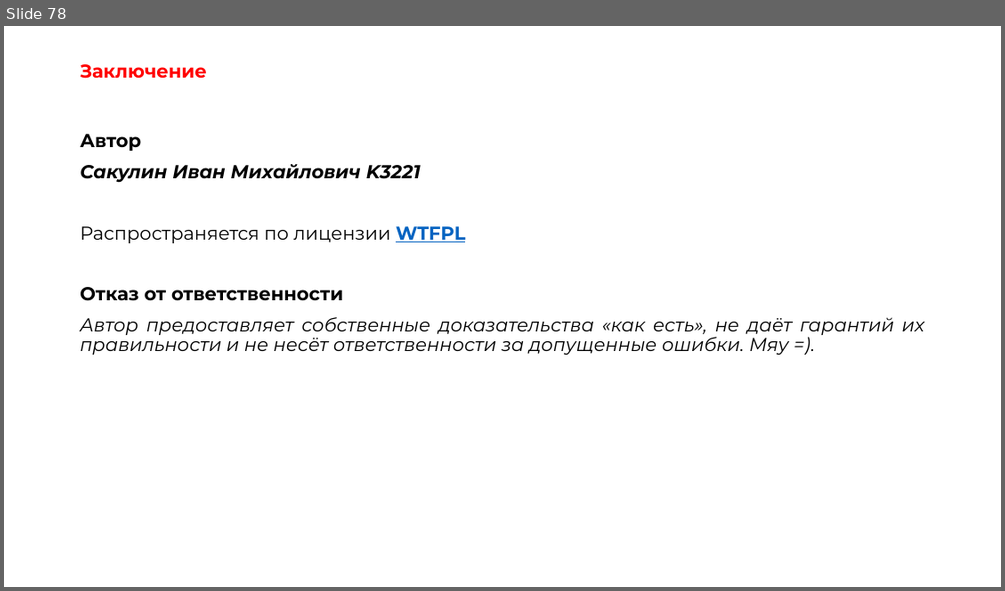
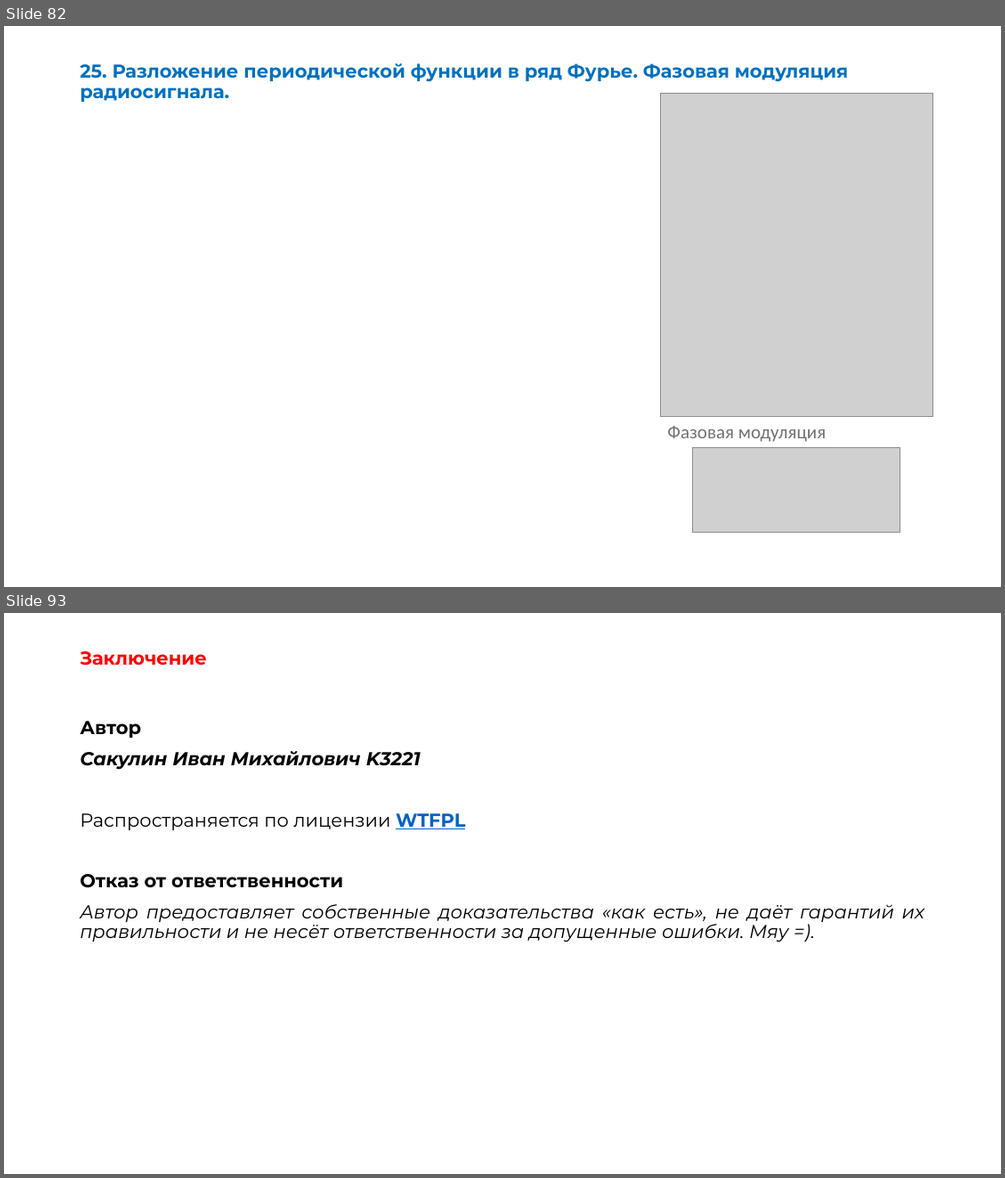
Before and after one commit to OneTwoZzzPlus/ITMO.STUDY, a slide deck: 2-3_PHYSICS/exam-EMP.pptx. Shown one above the other, each under a label of ours: slide 78 before the commit, slides 82 and 93 after it; the slides between them are not shown. The pictures are 1005x591 and 1005x1178 pixels, drawn with LibreOffice and Linux fonts; fonts in the diff are those of the drawing; grey boxes stand for pictures. Boxes give left, top, right and bottom in pixels: in the first picture for what was removed or moved away, otherwise in the second. Text is boxed around its words. In the diff, an @@ line names an element or a change of style, - is before the commit and + after.

```diff
--- a/2-3_PHYSICS/exam-EMP.pptx
+++ b/2-3_PHYSICS/exam-EMP.pptx
@@ slide 82 added at [4, 26, 1001, 587], background #FFFFFF @@
@@ title added at [80, 63, 849, 102], 18 pt, text #0070C0, bold @@
+25. Разложение периодической функции в ряд Фурье. Фазовая модуляция радиосигнала.
@@ picture added at [661, 94, 933, 417] @@
@@ text added at [667, 426, 825, 442], 18 pt, text #767171 @@
+Фазовая модуляция
@@ picture added at [693, 447, 900, 532] @@
@@ what was slide 78 is now slide 93 @@
```
Also in this commit, not shown: 1 slide changed, 14 other slides added, 5 other files.
